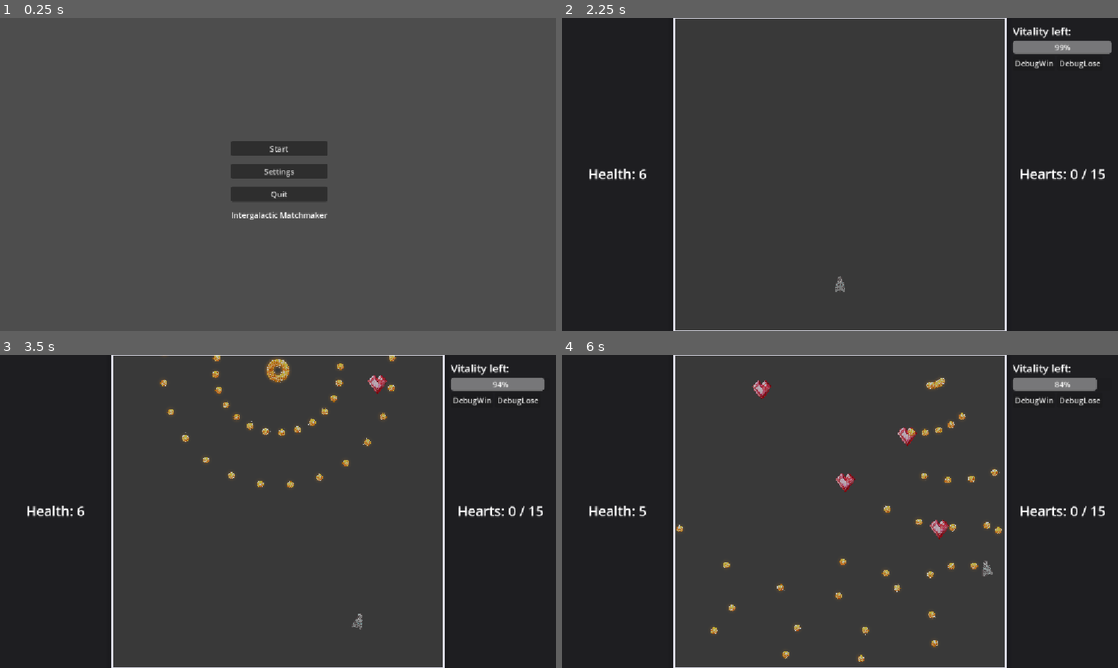
Above: before the commit, frames 1-4 (two rows, left to right).
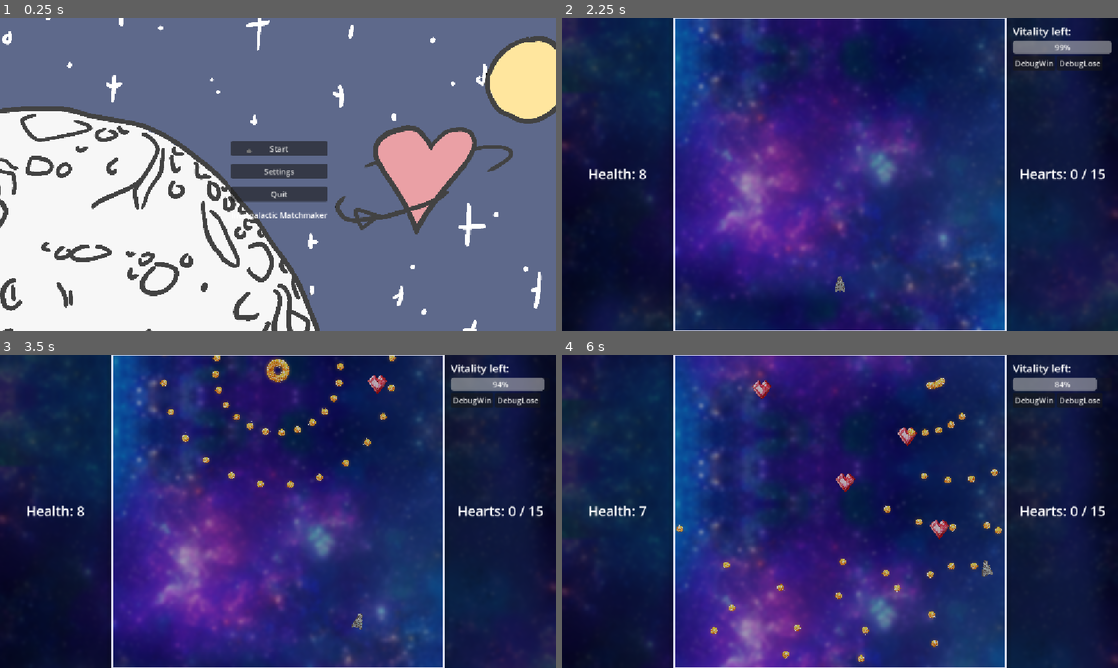
Above: after the commit, the same moments.

Repository: RobinPilt/UTGJ2025_c4
Game: Godot game, scene res://scenes/core/main.tscn
The game is run twice, just before and just after one commit, with the same random seed, the same clock (stepped at 60 frames per second) and the same inputs.
Inputs (mouse positions are in pixels of both pictures, inside the frame that each line leads up to):
- Up to frame 1 (0.25 s): no input
- Up to frame 2 (2.25 s): click "Start" at 0.5 s; click (745, 133) at 1.27 s; type "Alex" at 1.35 s; click "[Normal] Rin — Rin (+healthBo…" at 2 s
- Up to frame 3 (3.5 s): tap Enter (ui_accept) at 2.75, 3.02 s; hold D (move_right) from 2.78 s (still down)
- Up to frame 4 (6 s): release D (move_right) at 3.53 s; hold S (move_down) 3.53-4.28 s; tap Enter (ui_accept) at 3.77, 5.27 s; hold D (move_right) 4.28-5.03 s; hold W (move_up) 5.03-5.78 s; hold A (move_left) from 5.78 s (still down)

The runs differ from the first frame. In frame 1, 92% of the frame differs, in the area x 0-100%, y 0-100%; in frame 2, 85%; in frame 3, 85%; in frame 4, 85%.

Commit message:
Minigame background

Diff:
--- a/koguja/scenes/minigame/Minigame.gd
+++ b/koguja/scenes/minigame/Minigame.gd
@@ -23,7 +23,7 @@
 var max_time: float = 30.0
 var time_left: float = 30.0
 
-var health: int = 3 + Globals.healthBonus # Starting health
+var health: int = 5 + Globals.healthBonus # Starting health
 
 func bootstrap(payload: Dictionary) -> void:
 	npc_data = payload.get("npc", {}) as Dictionary
@@ -39,7 +39,7 @@
 
 	time_left = max_time
 	hearts_collected = 0
-	health = 3 + Globals.healthBonus # Starting health
+	health = 5 + Globals.healthBonus # Starting health
 	update_heart_ui()
 	update_health_ui()
 	update_timer_ui()
--- a/koguja/scenes/minigame/Minigame.tscn
+++ b/koguja/scenes/minigame/Minigame.tscn
@@ -1,10 +1,12 @@
-[gd_scene load_steps=8 format=3 uid="uid://dnmrgnw155nln"]
+[gd_scene load_steps=10 format=3 uid="uid://dnmrgnw155nln"]
 
 [ext_resource type="Script" uid="uid://qaod1a5vyre2" path="res://scenes/minigame/Minigame.gd" id="1_n02jb"]
 [ext_resource type="PackedScene" uid="uid://mm8b0ux5eo3u" path="res://scenes/minigame/PlayerShip.tscn" id="1_wqfxt"]
 [ext_resource type="PackedScene" uid="uid://bcv78na2ht52b" path="res://scenes/minigame/Spawner.tscn" id="2_n02jb"]
 [ext_resource type="Script" uid="uid://cogldlga1iqr1" path="res://scenes/minigame/DarkPanel.gd" id="4_7jhkd"]
 [ext_resource type="Script" uid="uid://bokcveqey3vb7" path="res://scenes/minigame/PlayfieldBorder.gd" id="4_i1pj7"]
+[ext_resource type="Texture2D" uid="uid://letclqq8qy70" path="res://assets/art/spacebgudune.png" id="7_qi8lj"]
+[ext_resource type="Script" uid="uid://mmc5f0wmxf3o" path="res://scenes/minigame/SpaceBackground.gd" id="8_8rw0h"]
 
 [sub_resource type="AudioStreamWAV" id="AudioStreamWAV_7jhkd"]
 
@@ -88,3 +90,14 @@
 
 [node name="AudioStreamPlayer2" type="AudioStreamPlayer" parent="."]
 stream = SubResource("AudioStreamWAV_45eo4")
+
+[node name="SpaceBackground" type="ParallaxBackground" parent="."]
+script = ExtResource("8_8rw0h")
+texture = ExtResource("7_qi8lj")
+
+[node name="ParallaxLayer" type="ParallaxLayer" parent="SpaceBackground"]
+
+[node name="A" type="Sprite2D" parent="SpaceBackground/ParallaxLayer"]
+position = Vector2(584.00006, 312.00003)
+scale = Vector2(0.325, 0.325)
+texture = ExtResource("7_qi8lj")
--- /dev/null
+++ b/koguja/scenes/minigame/SpaceBackground.gd
@@ -0,0 +1,102 @@
+# res://scripts/minigame/SpaceBackground.gd
+extends ParallaxBackground
+
+@export var texture: Texture2D
+@export var speed: float = 60.0
+@export var direction: Vector2 = Vector2(0, 1)         # scroll down
+@export var fit_to_viewport_width: bool = true         # scale sprite to fill screen width (keep aspect)
+@export var repeat_x: bool = false                     # set true if your sprite isn't wide enough
+
+# Internals
+var _layer: ParallaxLayer = null
+var _a: Sprite2D = null
+var _b: Sprite2D = null
+
+func _ready() -> void:
+	_ensure_nodes()
+	var vp: Viewport = get_viewport()
+	if vp:
+		vp.size_changed.connect(_on_viewport_resized)
+	_apply_texture_and_layout()
+
+func _process(delta: float) -> void:
+	if _layer == null:
+		return
+	var dir := direction
+	if dir.length() == 0.0:
+		return
+	dir = dir.normalized()
+	_layer.motion_offset += dir * speed * delta
+
+func _on_viewport_resized() -> void:
+	_apply_texture_and_layout()
+
+# --------------------------
+# Node setup
+# --------------------------
+func _ensure_nodes() -> void:
+	# Ensure a ParallaxLayer exists
+	for c in get_children():
+		if c is ParallaxLayer:
+			_layer = c
+			break
+	if _layer == null:
+		_layer = ParallaxLayer.new()
+		_layer.name = "Layer"
+		add_child(_layer)
+
+	# Ensure two sprites: A (normal) and B (alternate)
+	_a = _layer.get_node_or_null("A") as Sprite2D
+	if _a == null:
+		_a = Sprite2D.new()
+		_a.name = "A"
+		_layer.add_child(_a)
+
+	_b = _layer.get_node_or_null("B") as Sprite2D
+	if _b == null:
+		_b = Sprite2D.new()
+		_b.name = "B"
+		_layer.add_child(_b)
+
+# --------------------------
+# Layout & mirroring
+# --------------------------
+func _apply_texture_and_layout() -> void:
+	if _layer == null or texture == null:
+		return
+
+	# Assign texture and base props
+	for s in [_a, _b]:
+		s.texture = texture
+		s.centered = false
+		s.rotation = 0.0
+		s.flip_h = false
+		s.flip_v = false
+		s.position = Vector2.ZERO
+		s.scale = Vector2.ONE
+
+	# Scale to viewport width (keeps aspect)
+	var scale_x: float = 1.0
+	if fit_to_viewport_width:
+		var vp_size: Vector2 = get_viewport().get_visible_rect().size
+		scale_x = vp_size.x / float(texture.get_width())
+
+	_a.scale = Vector2(scale_x, scale_x)
+	_b.scale = Vector2(scale_x, scale_x)
+
+	# Tile size on screen (after scale)
+	var tile_w: float = float(texture.get_width())  * scale_x
+	var tile_h: float = float(texture.get_height()) * scale_x
+
+	# Place the pair: A then B below it
+	_a.position = Vector2(0.0, 0.0)
+	_b.position = Vector2(0.0, tile_h)
+
+	# Alternate look: B = rotate 180 + flip_h  ==  flip_v
+	# (This yields the seamless edge you found.)
+	_b.flip_v = true
+
+	# Mirroring: repeat the AB pair (two tiles tall)
+	var mirror_x: float = tile_w if repeat_x else 0.0
+	var mirror_y: float = tile_h * 2.0
+	_layer.motion_mirroring = Vector2(mirror_x, mirror_y)
--- a/koguja/scenes/ui/Graveyard.gd
+++ b/koguja/scenes/ui/Graveyard.gd
@@ -39,6 +39,9 @@
 
 	Globals.player_name = ""
 	Globals.player_name_Locked = false  # Reset global variable after displaying
+	Globals.heartBonus = 0
+	Globals.healthBonus =  0
+	Globals.timeBonus = 0
 
 func _unhandled_input(event: InputEvent) -> void:
 	if event.is_action_pressed("ui_accept"):
--- a/koguja/scenes/ui/MainMenu.tscn
+++ b/koguja/scenes/ui/MainMenu.tscn
@@ -1,8 +1,9 @@
-[gd_scene load_steps=4 format=3 uid="uid://fsdy1brkymoy"]
+[gd_scene load_steps=5 format=3 uid="uid://fsdy1brkymoy"]
 
 [ext_resource type="Script" uid="uid://cjflgda0ri4rr" path="res://scenes/ui/MainMenu.gd" id="1_vjtqc"]
 [ext_resource type="AudioStream" uid="uid://2gn4g8jxd6c5" path="res://assets/audio/ui_select.wav" id="2_6jbdy"]
 [ext_resource type="Script" uid="uid://s8bdcjihmwbm" path="res://scenes/ui/Settings.gd" id="2_iwbf0"]
+[ext_resource type="Texture2D" uid="uid://dr05g3a0ag11d" path="res://assets/art/startpage.png" id="4_2ysvc"]
 
 [node name="MainMenu" type="Control"]
 layout_mode = 3
@@ -43,3 +44,9 @@
 
 [node name="AudioStreamPlayer" type="AudioStreamPlayer" parent="."]
 stream = ExtResource("2_6jbdy")
+
+[node name="Startpage" type="Sprite2D" parent="."]
+z_index = -175
+position = Vector2(622, 328)
+scale = Vector2(0.53125, 0.53125)
+texture = ExtResource("4_2ysvc")
Not shown, added: koguja/assets/art/grave.png.import
Not shown, added: koguja/assets/art/graveyard.png.import
Not shown, added: koguja/assets/art/startpage.png.import
Not shown, added: koguja/scenes/minigame/SpaceBackground.gd.uid
